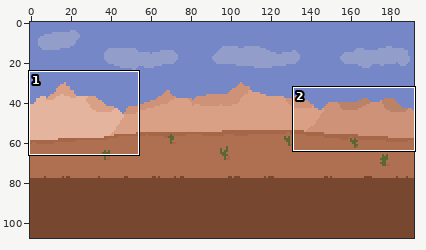
Edited in one commit: pixel-art file (res/texture/scene.ase). Above: a wide view before the commit, with the close-up outlined.
Close-up. Before:
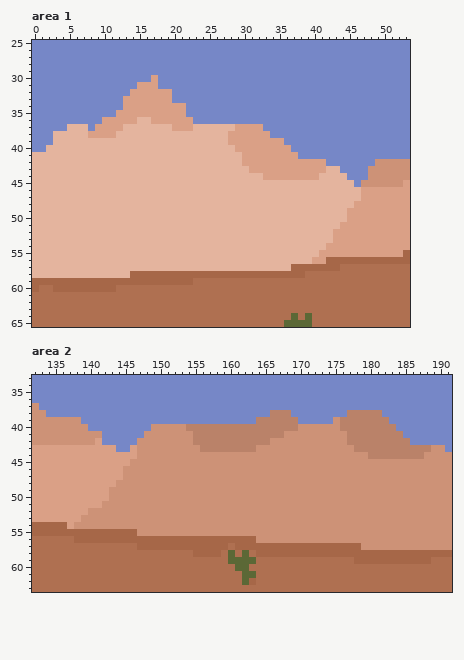
192x108 pixels, 1 frame. Shown: area 1: x 0..53, y 25..65; area 2: x 132..191, y 33..63.
And afterwards:
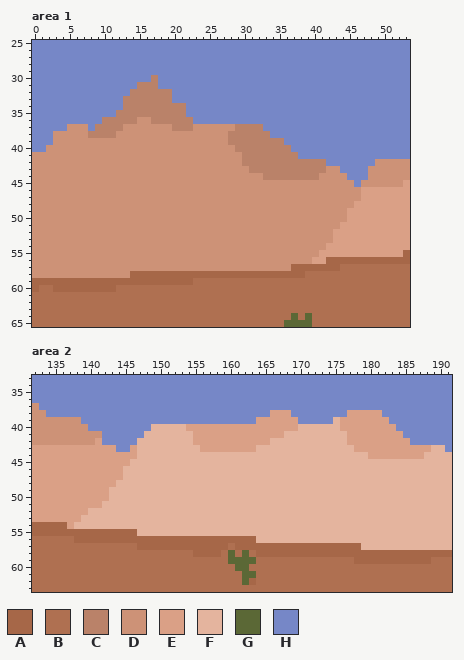
Palette (. is transparent): A #a66748  B #af7051  C #ba8269  D #cd9277  E #daa086  F #e4b49e  G #5b6836  H #7687c7
Change:
Area 1, layer "Mountains":
y 30: x 17 E -> C
y 31: x 15..17 EEE -> CCC
y 32: x 14..19 EEEEEE -> CCCCCC
y 33: x 13..19 EEEEEEE -> CCCCCCC
y 34: x 13..21 EEEEEEEEE -> CCCCCCCCC
y 35: x 12..21 EEEEEEEEEE -> CCCCCCCCCC
y 36: x 10..22 EEEEEFFEEEEEE -> CCCCCDDCCCCCC
y 37: x 5..7 FFF -> DDD; x 9..32 EEEEFFFFFFFEEEFFFFFFEEEE -> CCCCDDDDDDDCCCDDDDDDCCCC
y 38: x 3..33 FFFFFEEEEFFFFFFFFFFFFFFFFEEEEEE -> DDDDDCCCCDDDDDDDDDDDDDDDDCCCCCC
y 39: x 3..35 FFFFFFFFFFFFFFFFFFFFFFFFFEEEEEEEE -> DDDDDDDDDDDDDDDDDDDDDDDDDCCCCCCCC
y 40: x 2..36 FFFFFFFFFFFFFFFFFFFFFFFFFFFEEEEEEEE -> DDDDDDDDDDDDDDDDDDDDDDDDDDDCCCCCCCC
y 41: x 0..37 FFFFFFFFFFFFFFFFFFFFFFFFFFFFFFEEEEEEEE -> DDDDDDDDDDDDDDDDDDDDDDDDDDDDDDCCCCCCCC
y 42: x 0..41 FFFFFFFFFFFFFFFFFFFFFFFFFFFFFFEEEEEEEEEEEE -> DDDDDDDDDDDDDDDDDDDDDDDDDDDDDDCCCCCCCCCCCC
y 43: x 0..43 FFFFFFFFFFFFFFFFFFFFFFFFFFFFFFFEEEEEEEEEEEFF -> DDDDDDDDDDDDDDDDDDDDDDDDDDDDDDDCCCCCCCCCCCDD
y 44: x 0..44 FFFFFFFFFFFFFFFFFFFFFFFFFFFFFFFFFEEEEEEEEFFFF -> DDDDDDDDDDDDDDDDDDDDDDDDDDDDDDDDDCCCCCCCCDDDD
y 45: x 0..45 FFFFFFFFFFFFFFFFFFFFFFFFFFFFFFFFFFFFFFFFFFFFFF -> DDDDDDDDDDDDDDDDDDDDDDDDDDDDDDDDDDDDDDDDDDDDDD
y 46..47: x 0..46 FFFFFFFFFFFFFFFFFFFFFFFFFFFFFFFFFFFFFFFFFFFFFFF -> DDDDDDDDDDDDDDDDDDDDDDDDDDDDDDDDDDDDDDDDDDDDDDD
y 48: x 0..45 FFFFFFFFFFFFFFFFFFFFFFFFFFFFFFFFFFFFFFFFFFFFFF -> DDDDDDDDDDDDDDDDDDDDDDDDDDDDDDDDDDDDDDDDDDDDDD
y 49..50: x 0..44 FFFFFFFFFFFFFFFFFFFFFFFFFFFFFFFFFFFFFFFFFFFFF -> DDDDDDDDDDDDDDDDDDDDDDDDDDDDDDDDDDDDDDDDDDDDD
y 51: x 0..43 FFFFFFFFFFFFFFFFFFFFFFFFFFFFFFFFFFFFFFFFFFFF -> DDDDDDDDDDDDDDDDDDDDDDDDDDDDDDDDDDDDDDDDDDDD
y 52..53: x 0..42 FFFFFFFFFFFFFFFFFFFFFFFFFFFFFFFFFFFFFFFFFFF -> DDDDDDDDDDDDDDDDDDDDDDDDDDDDDDDDDDDDDDDDDDD
y 54: x 0..41 FFFFFFFFFFFFFFFFFFFFFFFFFFFFFFFFFFFFFFFFFF -> DDDDDDDDDDDDDDDDDDDDDDDDDDDDDDDDDDDDDDDDDD
y 55: x 0..40 FFFFFFFFFFFFFFFFFFFFFFFFFFFFFFFFFFFFFFFFF -> DDDDDDDDDDDDDDDDDDDDDDDDDDDDDDDDDDDDDDDDD
y 56: x 0..39 FFFFFFFFFFFFFFFFFFFFFFFFFFFFFFFFFFFFFFFF -> DDDDDDDDDDDDDDDDDDDDDDDDDDDDDDDDDDDDDDDD
y 57: x 0..36 FFFFFFFFFFFFFFFFFFFFFFFFFFFFFFFFFFFFF -> DDDDDDDDDDDDDDDDDDDDDDDDDDDDDDDDDDDDD
y 58: x 0..13 FFFFFFFFFFFFFF -> DDDDDDDDDDDDDD
Area 2, layer "Mountains":
y 38: x 166..168 CCC -> EEE; x 177..181 CCCCC -> EEEEE
y 39: x 164..169 CCCCCC -> EEEEEE; x 175..182 DCCCCCCC -> FEEEEEEE
y 40: x 149..183 DDDDDCCCCCCCCCCCCCCCCDDDDDDCCCCCCCC -> FFFFFEEEEEEEEEEEEEEEEFFFFFFEEEEEEEE
y 41: x 148..184 DDDDDDDCCCCCCCCCCCCCDDDDDDDDDCCCCCCCC -> FFFFFFFEEEEEEEEEEEEEFFFFFFFFFEEEEEEEE
y 42: x 147..185 DDDDDDDDCCCCCCCCCCCDDDDDDDDDDDCCCCCCCCC -> FFFFFFFFEEEEEEEEEEEFFFFFFFFFFFEEEEEEEEE
y 43: x 147..190 DDDDDDDDDCCCCCCCCDDDDDDDDDDDDDDCCCCCCCCCCCDD -> FFFFFFFFFEEEEEEEEFFFFFFFFFFFFFFEEEEEEEEEEEFF
y 44: x 147..191 DDDDDDDDDDDDDDDDDDDDDDDDDDDDDDDDDCCCCCCCCDDDD -> FFFFFFFFFFFFFFFFFFFFFFFFFFFFFFFFFEEEEEEEEFFFF
y 45: x 146..191 DDDDDDDDDDDDDDDDDDDDDDDDDDDDDDDDDDDDDDDDDDDDDD -> FFFFFFFFFFFFFFFFFFFFFFFFFFFFFFFFFFFFFFFFFFFFFF
y 46..47: x 145..191 DDDDDDDDDDDDDDDDDDDDDDDDDDDDDDDDDDDDDDDDDDDDDDD -> FFFFFFFFFFFFFFFFFFFFFFFFFFFFFFFFFFFFFFFFFFFFFFF
y 48: x 144..191 DDDDDDDDDDDDDDDDDDDDDDDDDDDDDDDDDDDDDDDDDDDDDDDD -> FFFFFFFFFFFFFFFFFFFFFFFFFFFFFFFFFFFFFFFFFFFFFFFF
y 49..50: x 143..191 DDDDDDDDDDDDDDDDDDDDDDDDDDDDDDDDDDDDDDDDDDDDDDDDD -> FFFFFFFFFFFFFFFFFFFFFFFFFFFFFFFFFFFFFFFFFFFFFFFFF
y 51: x 142..191 DDDDDDDDDDDDDDDDDDDDDDDDDDDDDDDDDDDDDDDDDDDDDDDDDD -> FFFFFFFFFFFFFFFFFFFFFFFFFFFFFFFFFFFFFFFFFFFFFFFFFF
y 52: x 140..191 DDDDDDDDDDDDDDDDDDDDDDDDDDDDDDDDDDDDDDDDDDDDDDDDDDDD -> FFFFFFFFFFFFFFFFFFFFFFFFFFFFFFFFFFFFFFFFFFFFFFFFFFFF
y 53: x 139..191 DDDDDDDDDDDDDDDDDDDDDDDDDDDDDDDDDDDDDDDDDDDDDDDDDDDDD -> FFFFFFFFFFFFFFFFFFFFFFFFFFFFFFFFFFFFFFFFFFFFFFFFFFFFF
y 54: x 138..191 DDDDDDDDDDDDDDDDDDDDDDDDDDDDDDDDDDDDDDDDDDDDDDDDDDDDDD -> FFFFFFFFFFFFFFFFFFFFFFFFFFFFFFFFFFFFFFFFFFFFFFFFFFFFFF
y 55: x 147..191 DDDDDDDDDDDDDDDDDDDDDDDDDDDDDDDDDDDDDDDDDDDDD -> FFFFFFFFFFFFFFFFFFFFFFFFFFFFFFFFFFFFFFFFFFFFF
y 56: x 164..191 DDDDDDDDDDDDDDDDDDDDDDDDDDDD -> FFFFFFFFFFFFFFFFFFFFFFFFFFFF
y 57: x 179..191 DDDDDDDDDDDDD -> FFFFFFFFFFFFF
Where, in picture pixels (left, top, right, bottom), the same in both close-ups:
changed: (32, 75, 361, 278)
changed: (74, 410, 452, 550)
